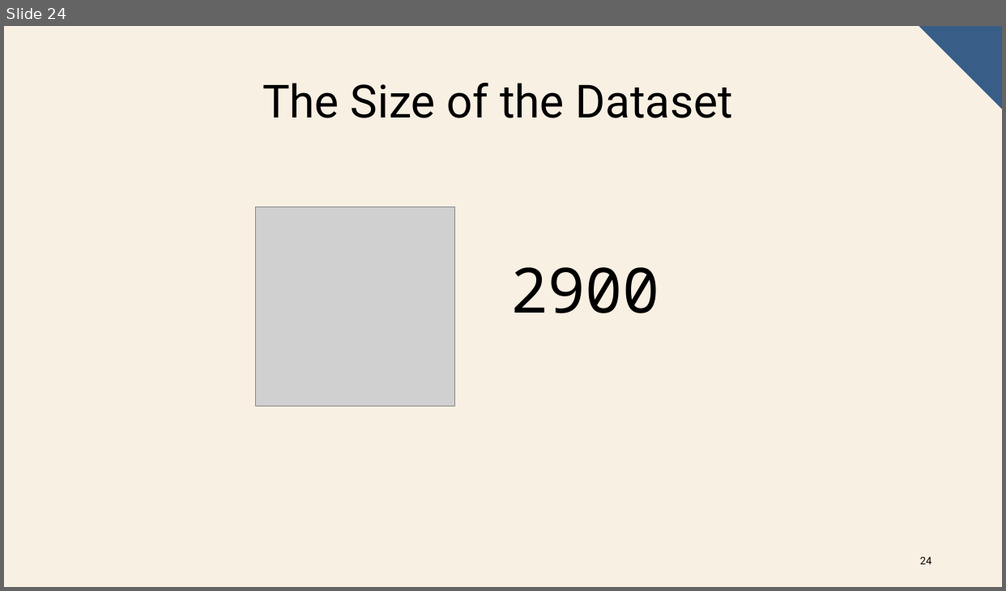
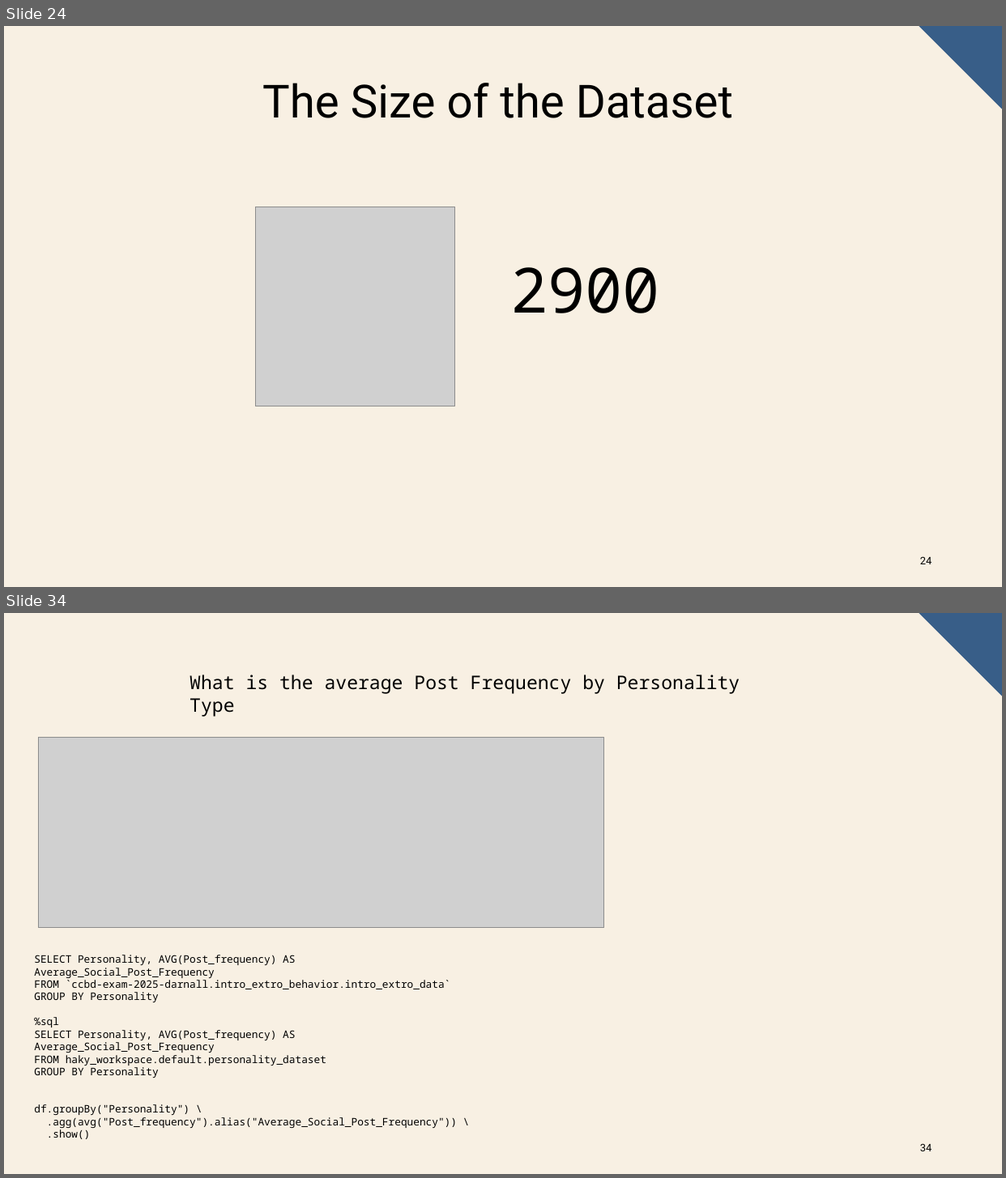
Before and after one commit to AndrewDarnall/Intro-Extro-Scope, a slide deck: docs/ccbd_project_presentation.pptx. Shown one above the other, each under a label of ours: slide 24 before the commit, slides 24 and 34 after it; the slides between them are not shown. The pictures are 1006x591 and 1006x1178 pixels, drawn with LibreOffice and Linux fonts; fonts in the diff are those of the drawing; grey boxes stand for pictures. Boxes give left, top, right and bottom in pixels: in the first picture for what was removed or moved away, otherwise in the second. Text is boxed around its words. In the diff, an @@ line names an element or a change of style, - is before the commit and + after.

```diff
--- a/docs/ccbd_project_presentation.pptx
+++ b/docs/ccbd_project_presentation.pptx
@@ slide 34 added at [4, 613, 1002, 1174], background #F8F0E3; not listed: 1 template element that a slide beside it also shows @@
@@ text added at [189, 675, 739, 717], 18 pt, text #000000 @@
+What is the average Post Frequency by Personality Type
@@ picture added at [39, 738, 603, 927] @@
@@ text added at [34, 955, 457, 1139], 10 pt, text #000000 @@
+SELECT Personality, AVG(Post_frequency) AS Average_Social_Post_Frequency
+FROM `ccbd-exam-2025-darnall.intro_extro_behavior.intro_extro_data`
+GROUP BY Personality
+%sql
+SELECT Personality, AVG(Post_frequency) AS Average_Social_Post_Frequency
+FROM haky_workspace.default.personality_dataset
+GROUP BY Personality
+df.groupBy("Personality") \
+.agg(avg("Post_frequency").alias("Average_Social_Post_Frequency")) \
+.show()
@@ page number added at [920, 1144, 931, 1152], 10 pt, text #000000 @@
+34
```
Also in this commit, not shown: 13 other slides added, 1 slide removed, 1 other file.
